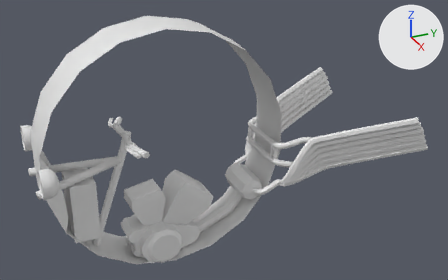
The Blender file VehicleOpdracht.blend as it was, and as the next commit left it.
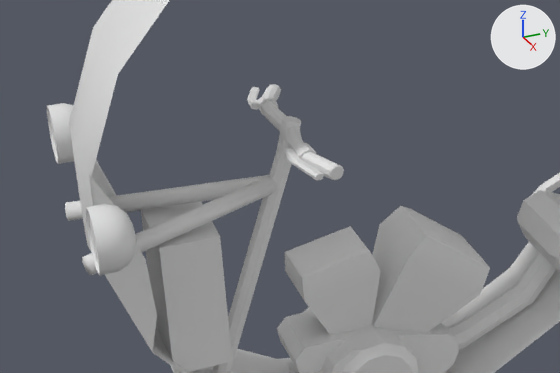
There are two pictures of each version: one whole from a 50 mm lens placed at (5.19, -1.68, 4.01), pointed at (0.04, 0.64, 1.43), one close up on the part from 0% to 54% of the width and 29% to 87% of the height. Arrows for +X, +Y and +Z are at upper right; the lights stay in place. The same objects are shown in both versions, whatever each file hides. Materials are left out; every surface is plain grey.

In view in the first close-up: 'ElectricalBcx', 'EngineExhaust', 'EngineP1', 'EngineP2', 'EngineP3', 'Handle', 'HandleStruds', 'Headlights', 'InsideTireCover', 'Muffler'.
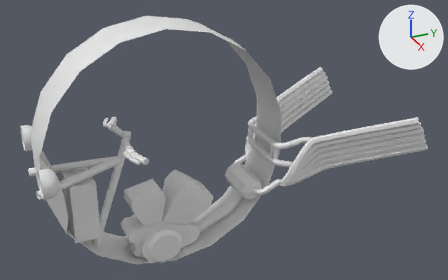
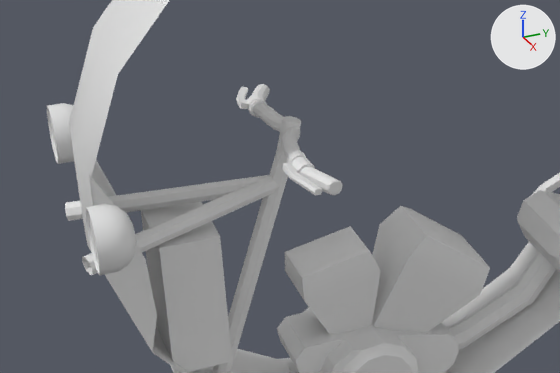
Edits to the bpy script that builds the scene:
```text
Change me_cylinder_008:
    used by ob_handle; location = (0.0, -0.605, 0.999); rotation_euler = (-0.252, 0.0, 0.0), in degrees (-14, 0, 0)
    remove me_cylinder_008.from_pydata(...)  # 157 vertices, 145 faces; spans x 0.0..0.476, y -0.04..0.185, z -0.492..0.728
    add me_cylinder_008.from_pydata(...)  # 221 vertices, 209 faces; spans x 0.0..0.552, y -0.04..0.161, z -0.492..0.728
    me_cylinder_008 part 1: a new loose piece of 40 vertices spanning x 0.317..0.552, y -0.017..0.075, z 0.636..0.666
    me_cylinder_008 part 2: 66 vertices moved from x 0.17..0.451, y 0.039..0.185, z 0.64..0.725 to x 0.075..0.305, y 0.013..0.109, z 0.616..0.715; 50 vertices removed from x 0.241..0.476, y 0.007..0.183, z 0.665..0.699; 74 vertices added at x 0.301..0.528, y 0.015..0.161, z 0.61..0.695
Change me_cylinder_009:
    where me_cylinder_009.from_pydata(...)  # 16 vertices, 10 faces; spans x -0.04..0.065, y -0.04..0.046, z -0.379..0.468
    used by ob_handlestruds; location = (0.122, -0.859, 1.372); rotation_euler = (-1.466, 0.0, 0.329), in degrees (-84, 0, 19)
    verts and faces of me_cylinder_009; kept vertices keep their numbers, new ones are numbered from 16
    before: 0 (0.0, 0.04, -0.379) at pixel (89, 274), 2 (0.028, 0.028, -0.379) at pixel (92, 274), 4 (0.04, 0.0, -0.379) at pixel (92, 269), 6 (0.028, -0.028, -0.379) at pixel (89, 262), 8 (0.0, -0.04, -0.379) at pixel (85, 257)
    before: 10 (-0.028, -0.028, -0.379) at pixel (82, 257), 12 (-0.04, 0.0, -0.379) at pixel (82, 262), 14 (-0.028, 0.028, -0.379) at pixel (85, 269)
    me_cylinder_009 part 3
    add delete_faces([(0, 2, 4, 6, 8, 10, 12, 14)])
```

Boxes (x1, y1, x2, y2) around the edits, measured in the close-ups (560 x 373 px; the box of a moved part takes in the faces that stretch with it):
'Handle', reshaped: before (212, 84, 344, 373); after (212, 84, 343, 373)
part 1 of me_cylinder_008, added: after (236, 87, 322, 196)
part 2 of me_cylinder_008, moved or reshaped: before (247, 87, 344, 180); after (247, 84, 343, 195)
part 3 of me_cylinder_009, deleted: before (82, 257, 93, 275)
